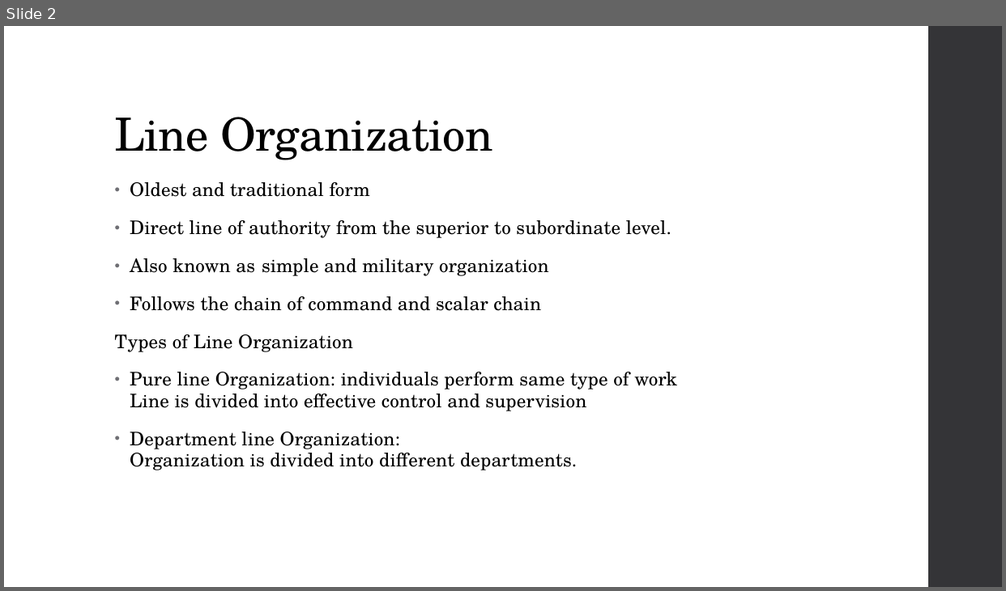
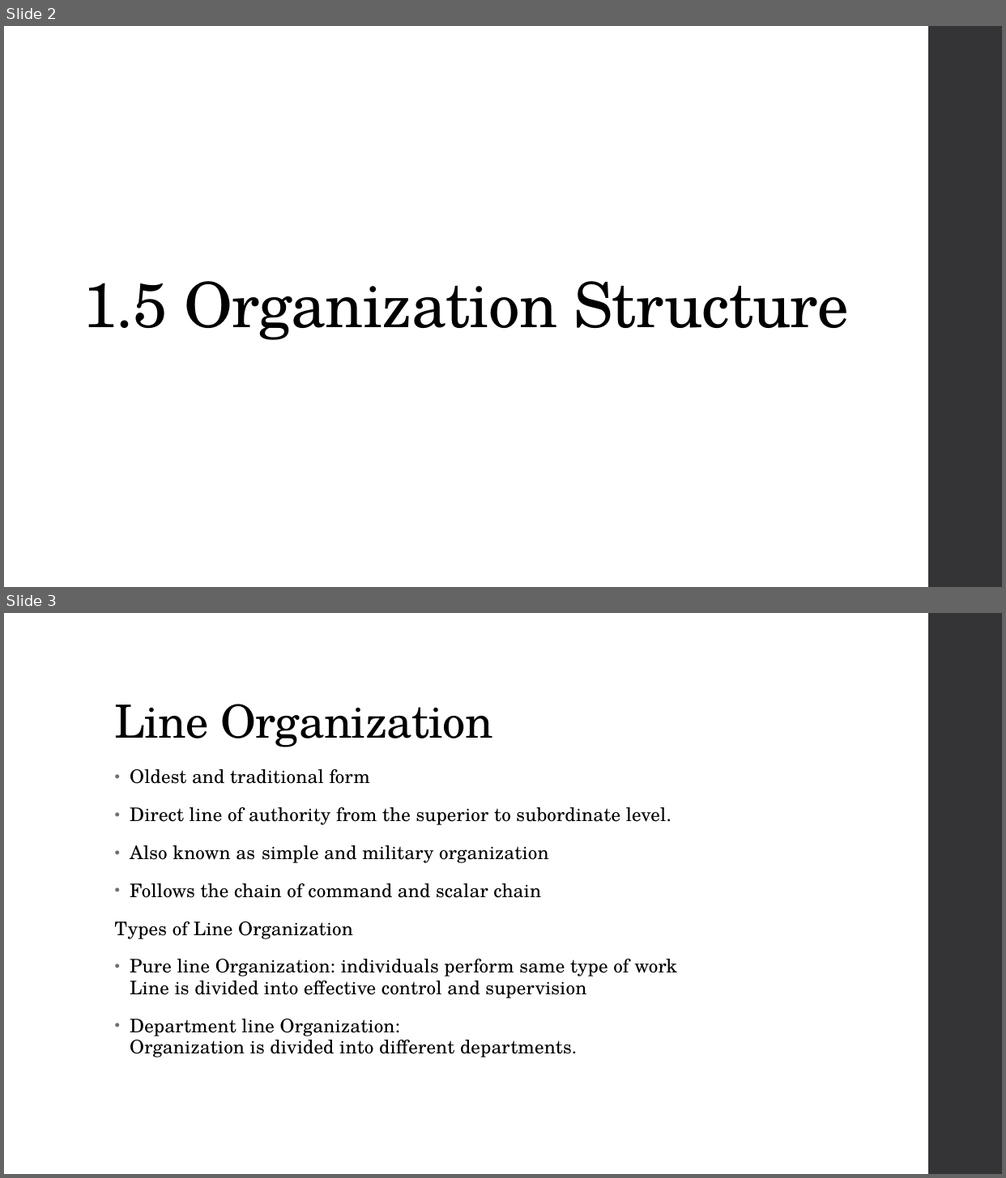
Before and after one commit to sujanW0W/MajorProject, a slide deck: Presentation3.pptx. Shown one above the other, each under a label of ours: slide 2 before the commit, slides 2 and 3 after it. The pictures are 1006x591 and 1006x1178 pixels, drawn with LibreOffice and Linux fonts; fonts in the diff are those of the drawing. Boxes give left, top, right and bottom in pixels: in the first picture for what was removed or moved away, otherwise in the second. Text is boxed around its words. In the diff, an @@ line names an element or a change of style, - is before the commit and + after.

```diff
--- a/Presentation3.pptx
+++ b/Presentation3.pptx
@@ slide 2 added at <box>4,26,1002,587</box>, background #FFFFFF; not listed: 1 template element that a slide beside it also shows @@
@@ title added at <box>83,281,848,340</box>, 60 pt, text #000000 @@
+1.5 Organization Structure
@@ what was slide 2 is now slide 3 @@
```
Also in this commit, not shown: 9 other slides added.
